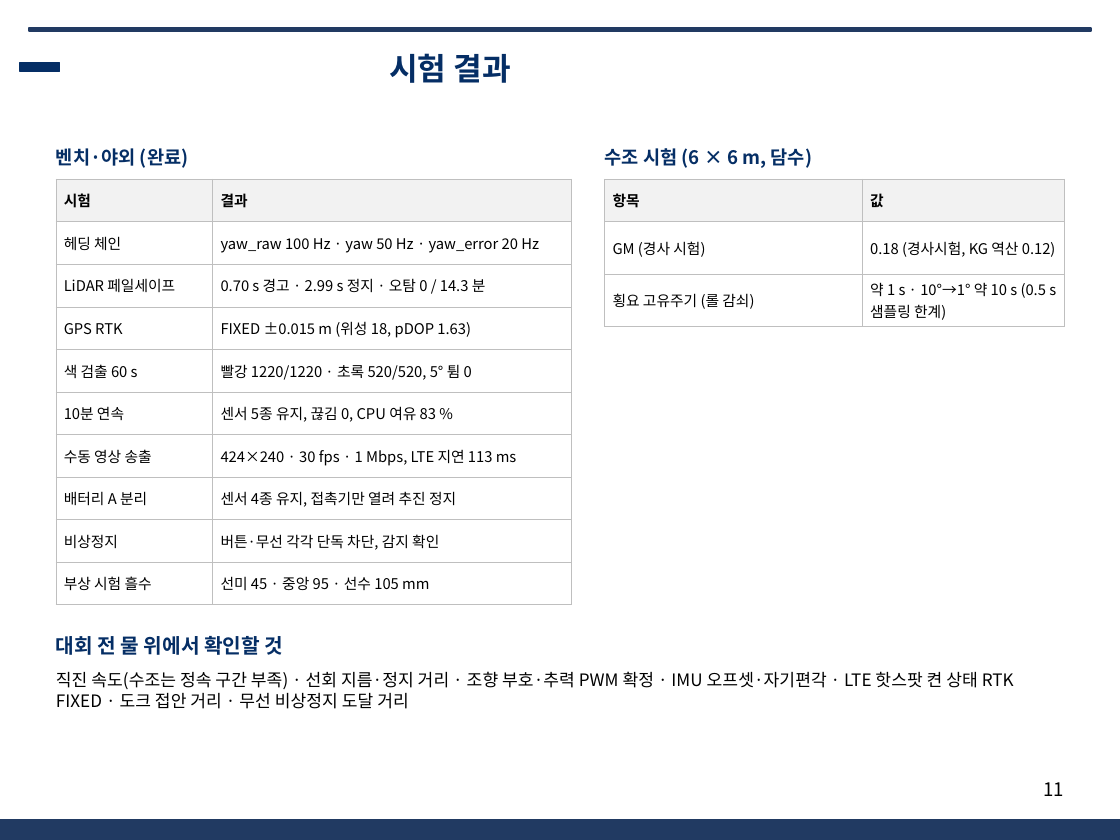
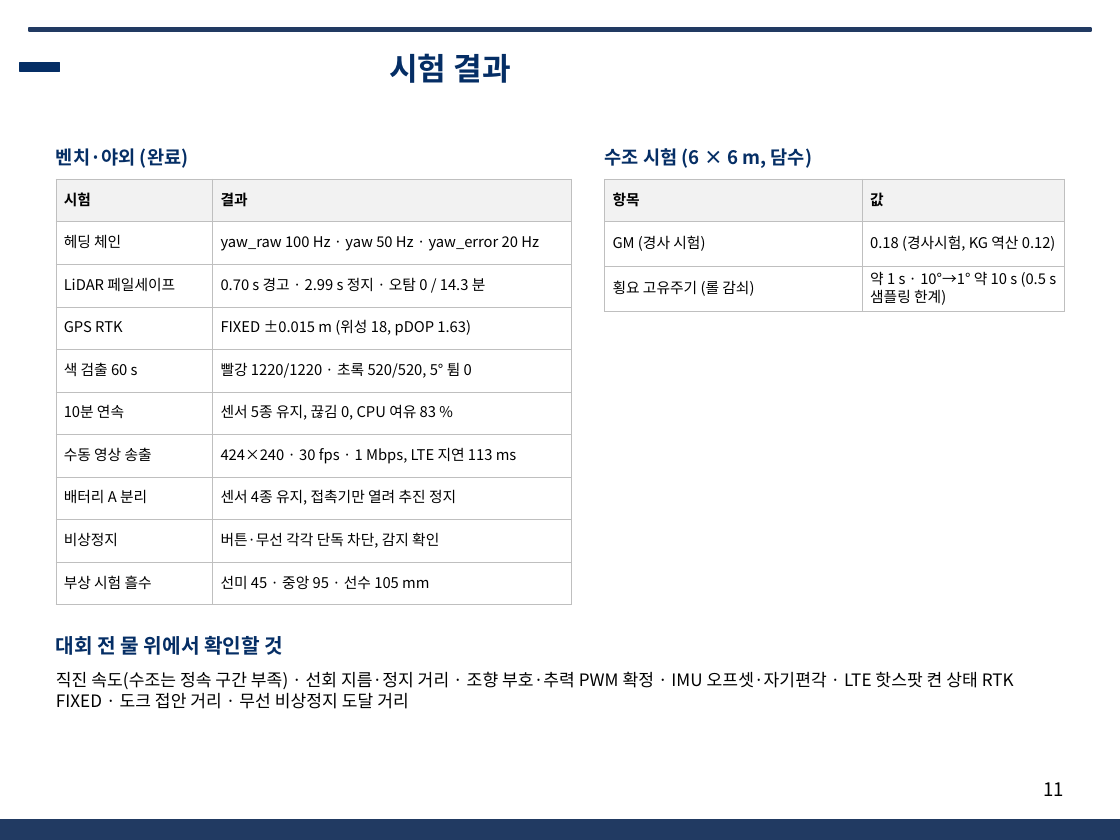
Before and after one commit to unmatsutake377-rgb/ros2_ws, a slide deck: slide 11 of docs/전달용/보고서_분담/발표자료_SSF_A.pptx. Drawn at 1120x840 pixels with LibreOffice and Linux fonts; fonts in the diff are those of the drawing; background and template pictures are left out. Boxes give left, top, right and bottom in pixels: in the first picture for what was removed or moved away, otherwise in the second. Text is boxed around its words. In the diff, an @@ line names an element or a change of style, - is before the commit and + after.

```diff
--- a/docs/전달용/보고서_분담/발표자료_SSF_A.pptx
+++ b/docs/전달용/보고서_분담/발표자료_SSF_A.pptx
@@ table at <box>56,179,571,593</box> @@
@@ line spacing 1 to 11.4pt @@
@@ table at <box>605,179,1064,309</box> @@
@@ line spacing 1 to 11.4pt @@
```
Also in this commit, not shown: 10 other slides changed, 4 other files.
